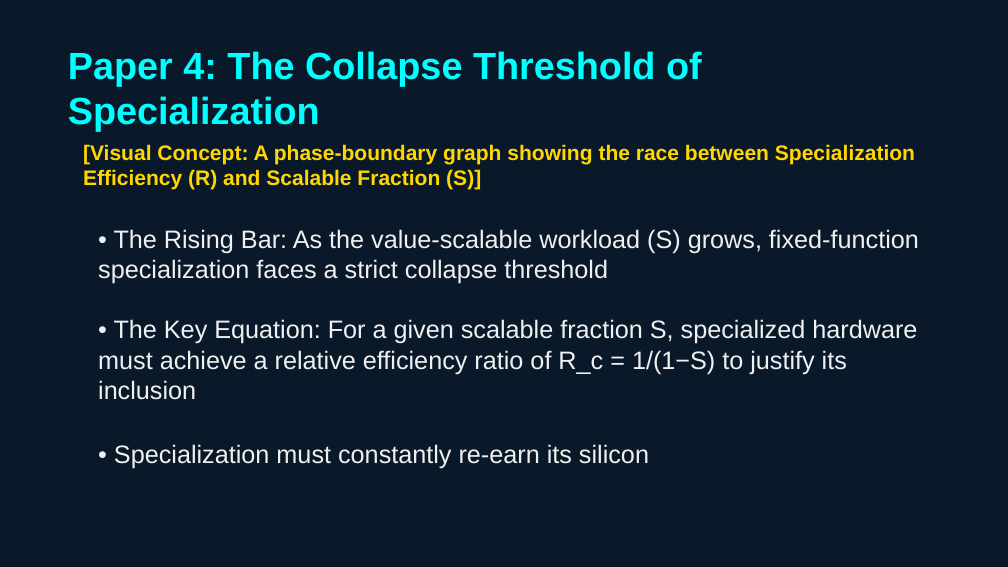
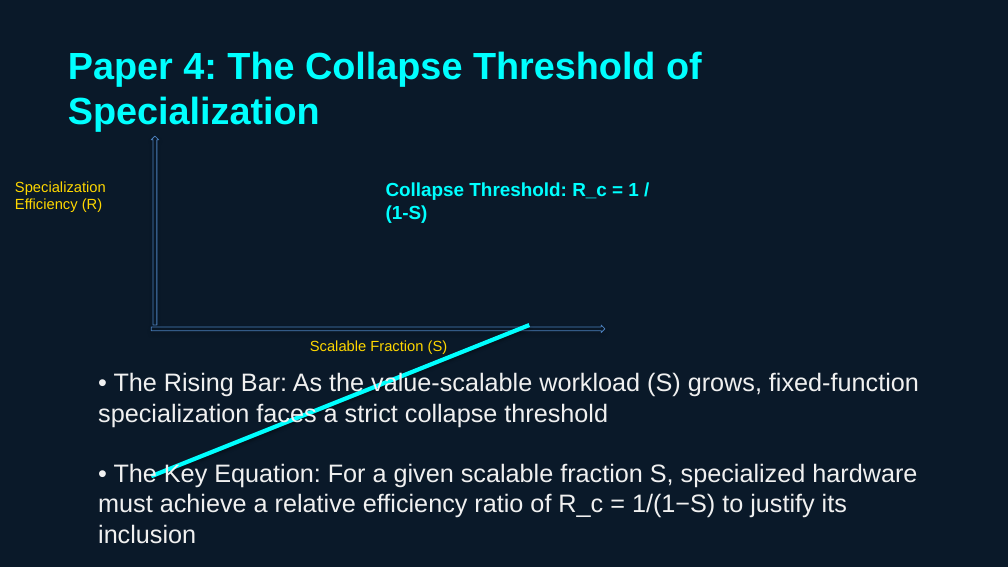
Before and after one commit to chienpinglu/The_AI_Progress_Blueprint, a slide deck: slide 13 of The_AI_Progress_Blueprint.pptx. Drawn at 1008x567 pixels with LibreOffice and Linux fonts; fonts in the diff are those of the drawing. Boxes give left, top, right and bottom in pixels: in the first picture for what was removed or moved away, otherwise in the second. Text is boxed around its words. In the diff, an @@ line names an element or a change of style, - is before the commit and + after.

Commit message:
Add native shape drawing logic for Visual Concepts

```diff
--- a/The_AI_Progress_Blueprint.pptx
+++ b/The_AI_Progress_Blueprint.pptx
@@ text removed at [83, 144, 915, 190] @@
-[Visual Concept: A phase-boundary graph showing the race between Specialization Efficiency (R) and Scalable Fraction (S)]
@@ up arrow added at [151, 136, 159, 325], outline #4B7EBC 0.75 pt @@
@@ text added at [15, 181, 106, 212], 14 pt, text #FFD700 @@
+Specialization Efficiency (R)
@@ text added at [386, 182, 639, 223], 18 pt, text #00FFFF, bold @@
+Collapse Threshold: R_c = 1 / (1-S)
@@ right arrow added at [151, 325, 605, 333], outline #4B7EBC 0.75 pt @@
@@ line added from (151, 476) to (529, 325), #00FFFF 4 pt @@
@@ text added at [310, 340, 448, 354], 14 pt, text #FFD700 @@
+Scalable Fraction (S)
@@ text "• The Rising Bar: As ...": place and size @@
-text "• The Rising Bar: As ..." at [98, 229, 919, 284]
+text "• The Rising Bar: As ..." at [98, 371, 919, 427]
@@ text removed at [114, 444, 649, 469] @@
-• Specialization must constantly re-earn its silicon
@@ text "• The Key Equation: For ...": place and size @@
-text "• The Key Equation: For ..." at [98, 319, 917, 400]
+text "• The Key Equation: For ..." at [98, 462, 917, 544]
```
Also in this commit, not shown: 8 other slides changed, 1 other file.
